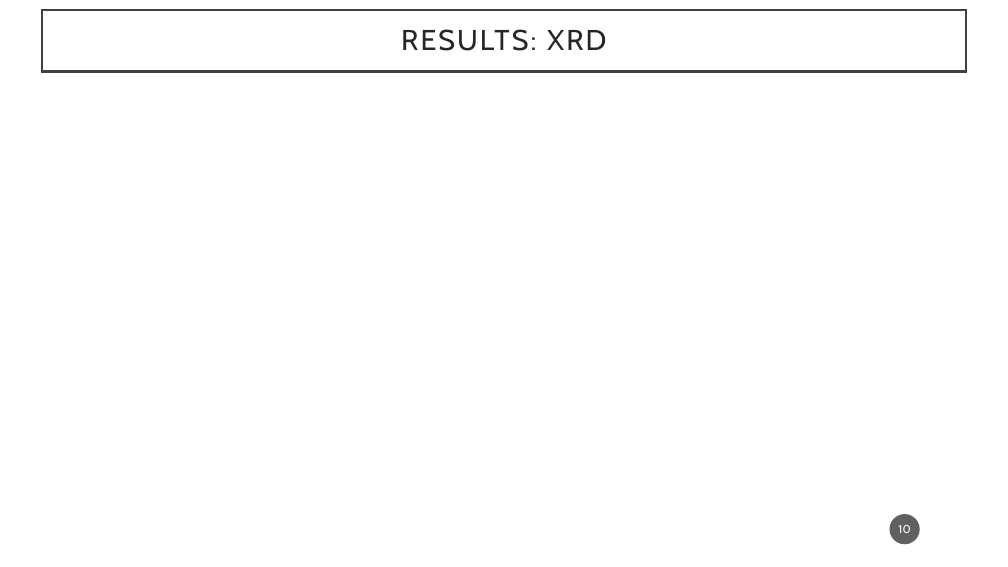
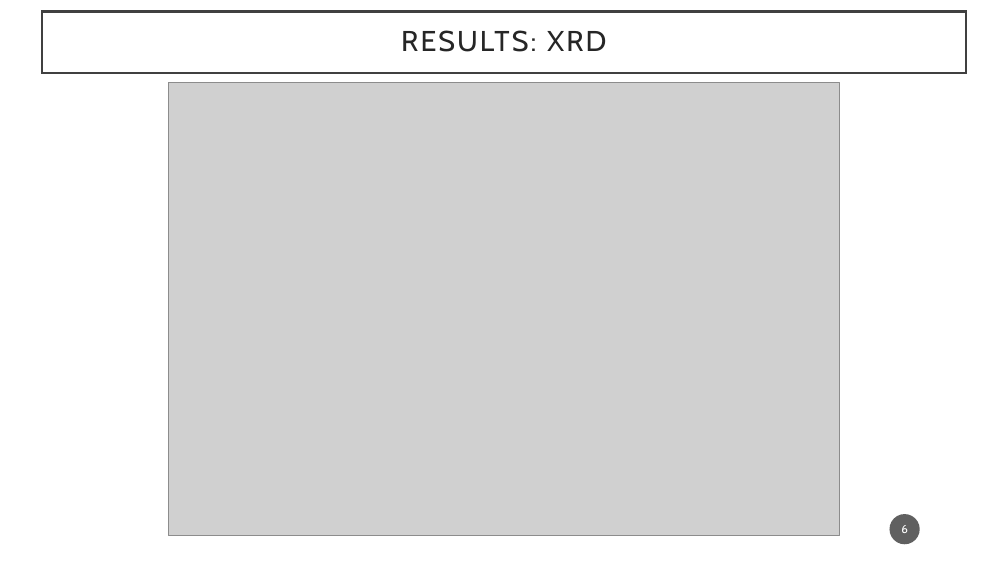
Before and after one commit to Ju-arch720/XRD_xls_raw_converter, a slide deck: slide 6 of Advanced_Characterization/Presentation_Adv_char.pptx (slide 10 before the commit). Drawn at 1008x567 pixels with LibreOffice and Linux fonts; fonts in the diff are those of the drawing; grey boxes stand for pictures; background and template pictures are left out. Boxes give left, top, right and bottom in pixels: in the first picture for what was removed or moved away, otherwise in the second. Text is boxed around its words. In the diff, an @@ line names an element or a change of style, - is before the commit and + after.

```diff
--- a/Advanced_Characterization/Presentation_Adv_char.pptx
+++ b/Advanced_Characterization/Presentation_Adv_char.pptx
@@ picture added at (169,82,840,535) @@
@@ page number at (901,525,908,533): text changed @@
-10
+6
```
Also in this commit, not shown: 3 other slides changed, 5 slides added, 19 slides removed, 1 other file.
